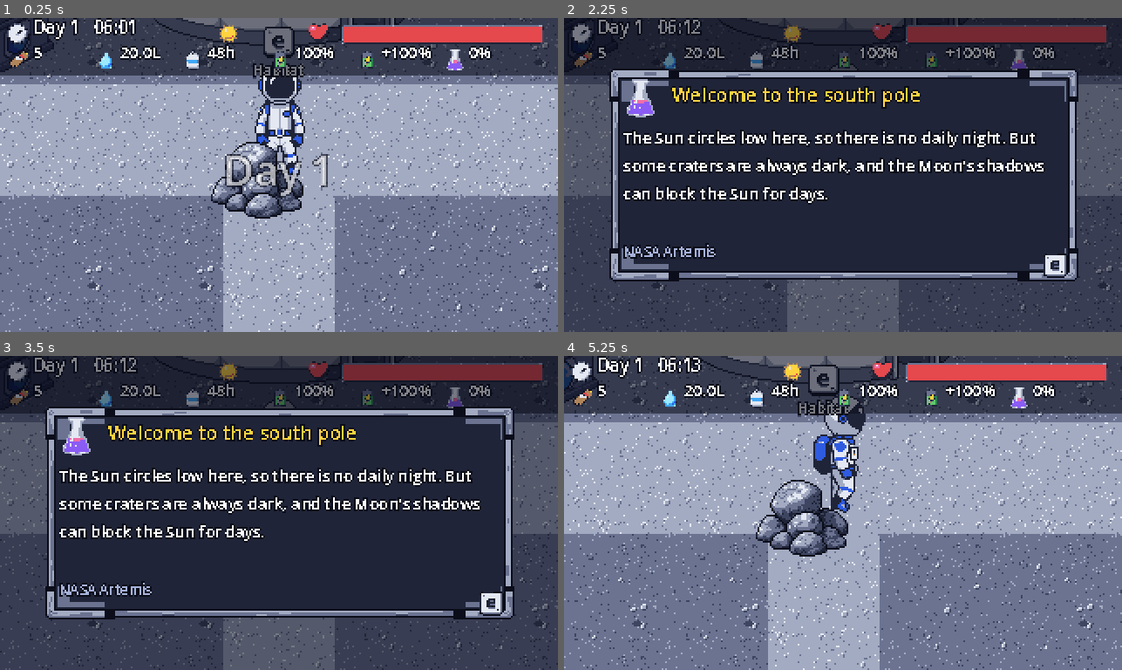
Above: before the commit, frames 1-4 (two rows, left to right).
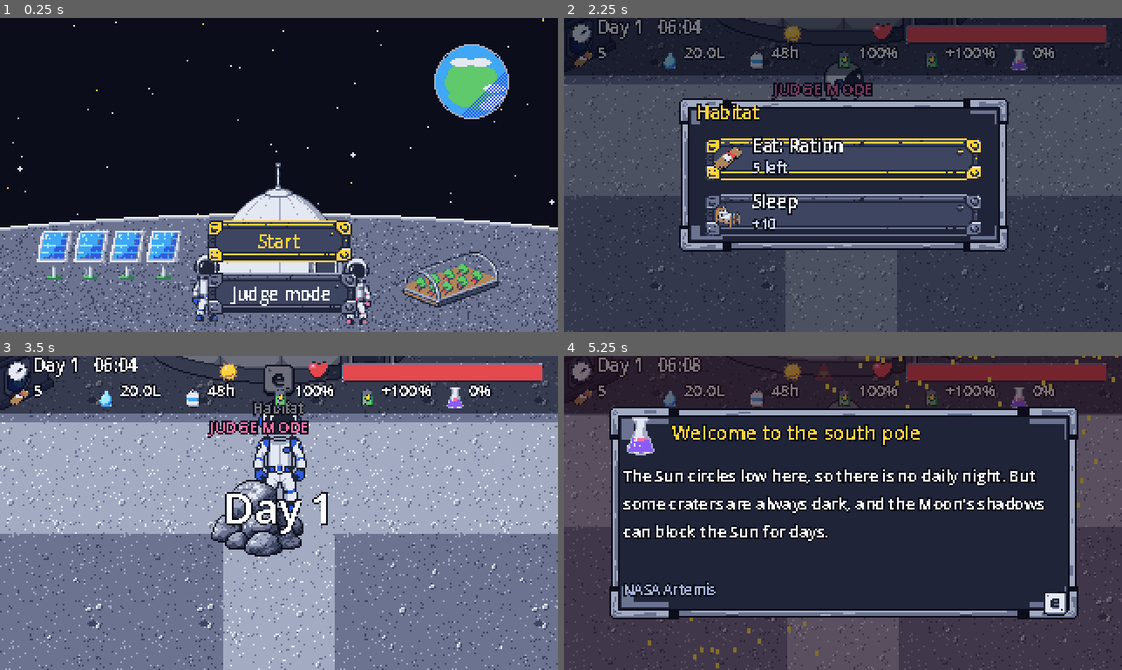
Above: after the commit, the same moments.

Repository: me-AMM/Wings-of-wax
Game: Godot game, scene res://scenes/Title.tscn
Two runs of this game, one before a commit and one after it. Both use one fixed random seed, a clock stepped at 60 frames per second and the inputs below. Before the commit the project starts from res://scenes/Outpost.tscn.
Inputs (mouse positions are in pixels of both pictures, inside the frame that each line leads up to):
- Up to frame 1 (0.25 s): no input
- Up to frame 2 (2.25 s): click (843, 294) at 0.5 s, where only the run after the commit has a clickable "Judge mode"; click (1049, 83) at 1.25 s, where only the run after the commit has a clickable "Jump"; tap Enter at 2 s; hold Right (move_right) from 2.03 s (still down); hold E (interact) from 2.03 s (still down)
- Up to frame 3 (3.5 s): tap J at 2.3 s; release Right (move_right) at 2.75 s; release E (interact) at 2.75 s; click (485, 421) at 2.75 s, where only the run after the commit has a clickable "Jump"
- Up to frame 4 (5.25 s): hold Down (move_down) 3.53-4.25 s; tap J at 3.6 s; tap E (interact) at 3.8 s; click (1032, 459) at 4.25 s, where only the run after the commit has a clickable "Finale storm"; hold Right (move_right) from 5.03 s (still down); hold E (interact) from 5.03 s (still down)

The runs differ from the first frame. In frame 1, 80% of the frame differs, in the area x 0-100%, y 0-100%; in frame 2, 39%; in frame 3, 94%; in frame 4, 94%.
Error after the commit: Cannot call method 'get_nodes_in_group' on a null value. (res://scripts/outpost.gd:117)

Commit message:
M5 (first): Judge panel with day jump, storms, shadow, cargo, mission, refill, speed, presets; Title with Judge mode
Co-Authored-By: Claude Sonnet 5.5 <noreply@anthropic.com>

Diff:
--- a/data/text.json
+++ b/data/text.json
@@ -115,7 +115,15 @@
     "board_back": "E: back",
     "board_real": "Like the real flare: %s, %s",
     "storm_countdown": "Particles arrive in",
-    "storm_finale_note": "the brightest X-ray flare ever measured"
+    "storm_finale_note": "the brightest X-ray flare ever measured",
+    "judge_storm_finale": "Finale storm",
+    "judge_jump": "Jump",
+    "judge_start_game": "Start game",
+    "judge_close": "Close",
+    "judge_hint": "Judge mode: press J any time to open this panel. Runs earn no stars.",
+    "judge_day_label": "Day",
+    "judge_presets": "Presets",
+    "judge_end_shadow": "Sunrise"
   },
   "notices": {
     "cargo_tomorrow": "Cargo lander arrives tomorrow at 07:00.",
--- a/project.godot
+++ b/project.godot
@@ -1,10 +1,17 @@
-; Engine configuration file (written by the builder; the editor may rewrite it)
+; Engine configuration file.
+; It's best edited using the editor UI and not directly,
+; since the parameters that go here are not all obvious.
+;
+; Format:
+;   [section] ; section goes between []
+;   param=value ; assign values to parameters
+
 config_version=5
 
 [application]
 
 config/name="Junior Astronaut Mission Trainer"
-run/main_scene="res://scenes/Outpost.tscn"
+run/main_scene="res://scenes/Title.tscn"
 config/features=PackedStringArray("4.7", "GL Compatibility")
 config/icon="res://assets/sprites/icons/icon_star_full.png"
 
@@ -15,6 +22,7 @@
 Text="*res://scripts/text.gd"
 Audio="*res://scripts/audio.gd"
 GameState="*res://scripts/game_state.gd"
+Judge="*res://scripts/judge.gd"
 
 [display]
 
@@ -69,9 +77,8 @@
 
 [rendering]
 
+textures/canvas_textures/default_texture_filter=0
 renderer/rendering_method="gl_compatibility"
 renderer/rendering_method.mobile="gl_compatibility"
-textures/canvas_textures/default_texture_filter=0
 2d/snap/snap_2d_transforms_to_pixel=true
 2d/snap/snap_2d_vertices_to_pixel=true
-textures/vram_compression/import_etc2_astc=false
--- a/scenes/Title.tscn
+++ b/scenes/Title.tscn
@@ -15,12 +15,3 @@
 offset_right = 320.0
 offset_bottom = 180.0
 texture = ExtResource("1")
-
-[node name="Hint" type="Label" parent="."]
-layout_mode = 0
-offset_left = 80.0
-offset_top = 160.0
-offset_right = 240.0
-offset_bottom = 176.0
-text = "M0 test: press E"
-horizontal_alignment = 1
--- a/scripts/game_state.gd
+++ b/scripts/game_state.gd
@@ -501,8 +501,8 @@
 	var add: float = cfg["dust"]["lander_add_pct"]
 	for i in 4:
 		dust[i] = minf(cfg["dust"]["max_pct"], dust[i] + add)
-	var r := 0
-	var w := 0
+	var r := 2           # (Judge "land cargo" on a day without a lander brings a small default)
+	var w := 3
 	if d["lander"] != null:
 		r = d["lander"]["rations"]
 		w = d["lander"]["water"]
--- /dev/null
+++ b/scripts/judge.gd
@@ -0,0 +1,92 @@
+extends Node
+# Judge autoload: the debug logic behind the Judge panel. Every function here calls the same
+# GameState functions that the day schedule uses. Runs started in Judge mode earn no stars.
+# While judge_mode is on, press J in any scene to open the panel.
+
+var panel: Node = null
+
+func _unhandled_input(e: InputEvent) -> void:
+	if GameState.judge_mode and e is InputEventKey and e.pressed and not e.echo and e.keycode == KEY_J:
+		open_panel()
+
+func open_panel(from_title := false) -> void:
+	if panel != null and is_instance_valid(panel):
+		return
+	panel = load("res://scripts/judge_panel.gd").new()
+	panel.from_title = from_title
+	get_tree().root.add_child(panel)
+
+# ---- starting a judge run (from the title screen)
+func begin_judge_run() -> void:
+	GameState.new_game()
+	GameState.judge_mode = true
+
+func go_outpost() -> void:
+	GameState.modal_count = 0
+	get_tree().change_scene_to_file("res://scenes/Outpost.tscn")
+
+# ---- jump to the START of day d with the "good player" stock (data/day_snapshots.json)
+func jump_to_day(d: int) -> void:
+	var snaps: Dictionary = Config.load_json("res://data/day_snapshots.json")
+	var snap = snaps.get(str(d))
+	if snap == null:
+		return
+	GameState.from_dict(snap)
+	GameState.judge_mode = true
+	GameState.card_queue.clear()
+	GameState.mission_kind = ""
+	GameState.pending_shelter = false
+	GameState.clock_running = true
+
+func trigger_storm(size: String) -> void:
+	var slot: String = {"small": "small1", "medium": "medium1", "large": "large1", "finale": "finale"}[size]
+	GameState.start_storm_warning(size, slot)
+
+func start_shadow() -> void:
+	GameState.start_shadow()
+
+func end_shadow() -> void:
+	GameState.end_shadow()
+
+func land_cargo() -> void:
+	GameState.land_cargo()
+
+func start_mission() -> void:
+	var kind = GameState.today()["mission"]
+	GameState.mission_kind = kind if kind != null else "rock"
+	GameState.mission_done_today = false
+	GameState.modal_count = 0
+	get_tree().change_scene_to_file("res://scenes/Mission.tscn")
+
+func refill_all() -> void:
+	GameState.health = 100.0
+	GameState.health_cap = 100.0
+	GameState.oxygen_h = Config.data["oxygen"]["max_h"]
+	GameState.water = Config.data["water"]["max_l"]
+	GameState.base_pack = 100.0
+	GameState.spare_pack = 100.0
+	GameState.dust = [0.0, 0.0, 0.0, 0.0]
+	GameState.rations = maxi(GameState.rations, 5)
+	GameState.blackout = false
+	GameState.changed.emit()
+
+func toggle_speed() -> bool:
+	GameState.time_scale = 1.0 if GameState.time_scale > 1.0 else 4.0
+	return GameState.time_scale > 1.0
+
+# ---- presets (they put you right at the interesting moment)
+func preset_storm_in_mission() -> void:
+	_mission_day(8)
+
+func preset_shadow() -> void:
+	jump_to_day(11)
+	go_outpost()
+
+func preset_big_storm() -> void:
+	_mission_day(24)
+
+func _mission_day(d: int) -> void:
+	jump_to_day(d)
+	GameState.advance(1.2)          # 07:00: the cargo lander touches down
+	GameState.collect_cargo()
+	start_mission()
--- /dev/null
+++ b/scripts/judge_panel.gd
@@ -0,0 +1,97 @@
+extends Modal
+# JudgePanel: debug panel for judges. Mouse or keyboard (Tab / arrows / Enter). Esc or Close to leave.
+var from_title := false
+var day_slider: HSlider
+var day_label: Label
+var speed_btn: Button
+
+func _ready() -> void:
+	super._ready()
+	layer = 30
+	var root := Control.new()
+	add_child(root)
+	root.add_child(UIKit.dim(0.8))
+	root.add_child(UIKit.panel(Vector2(4, 3), Vector2(312, 174)))
+	var title := UIKit.label(Text.t("ui.judge_label"), 10, Color("F06FA8"))
+	title.position = Vector2(18, 8)
+	root.add_child(title)
+	# day picker
+	day_label = UIKit.label("", 9)
+	day_label.position = Vector2(18, 24)
+	root.add_child(day_label)
+	day_slider = HSlider.new()
+	day_slider.min_value = 1
+	day_slider.max_value = 32
+	day_slider.step = 1
+	day_slider.value = GameState.day
+	day_slider.position = Vector2(70, 26)
+	day_slider.size = Vector2(170, 12)
+	day_slider.value_changed.connect(func(_v): _refresh())
+	root.add_child(day_slider)
+	var jump := UIKit.flat_button(Text.t("ui.judge_jump"), Rect2(250, 22, 54, 16))
+	jump.pressed.connect(func(): _do(func(): Judge.jump_to_day(int(day_slider.value)); Judge.go_outpost()))
+	root.add_child(jump)
+	# storms
+	_row(root, 44, [
+		[Text.t("ui.judge_storm_small"), func(): Judge.trigger_storm("small")],
+		[Text.t("ui.judge_storm_medium"), func(): Judge.trigger_storm("medium")],
+		[Text.t("ui.judge_storm_large"), func(): Judge.trigger_storm("large")],
+		[Text.t("ui.judge_storm_finale"), func(): Judge.trigger_storm("finale")]])
+	# events
+	_row(root, 64, [
+		[Text.t("ui.judge_shadow"), func(): Judge.start_shadow()],
+		[Text.t("ui.judge_end_shadow"), func(): Judge.end_shadow()],
+		[Text.t("ui.judge_land"), func(): Judge.land_cargo()],
+		[Text.t("ui.judge_mission"), func(): Judge.start_mission()]], false)
+	# helpers
+	var refill := UIKit.flat_button(Text.t("ui.judge_refill"), Rect2(14, 84, 70, 16))
+	refill.pressed.connect(func(): Judge.refill_all())
+	root.add_child(refill)
+	speed_btn = UIKit.flat_button(Text.t("ui.judge_speed"), Rect2(87, 84, 70, 16))
+	speed_btn.toggle_mode = true
+	speed_btn.button_pressed = GameState.time_scale > 1.0
+	speed_btn.toggled.connect(func(_on): Judge.toggle_speed())
+	root.add_child(speed_btn)
+	# presets
+	var pl := UIKit.label(Text.t("ui.judge_presets"), 8, Color("FFD23F"))
+	pl.position = Vector2(14, 104)
+	root.add_child(pl)
+	var presets := [
+		[Text.t("ui.judge_preset_storm_mission"), func(): Judge.preset_storm_in_mission()],
+		[Text.t("ui.judge_preset_shadow"), func(): Judge.preset_shadow()],
+		[Text.t("ui.judge_preset_big_storm"), func(): Judge.preset_big_storm()]]
+	for i in 3:
+		var b := UIKit.flat_button(presets[i][0], Rect2(14, 116 + i * 17, 292, 16))
+		var cb: Callable = presets[i][1]
+		b.pressed.connect(func(): _do(cb))
+		root.add_child(b)
+	if from_title:
+		var start := UIKit.flat_button(Text.t("ui.judge_start_game"), Rect2(160, 84, 70, 16))
+		start.pressed.connect(func(): _do(func(): Judge.go_outpost()))
+		root.add_child(start)
+	var close := UIKit.flat_button(Text.t("ui.judge_close"), Rect2(236, 84, 70, 16))
+	close.pressed.connect(close_modal)
+	root.add_child(close)
+	_refresh()
+	day_slider.grab_focus()
+
+func _row(root: Control, y: float, defs: Array, closes := true) -> void:
+	var w := 70.0
+	for i in defs.size():
+		var b := UIKit.flat_button(defs[i][0], Rect2(14 + i * 73, y, w, 16))
+		var cb: Callable = defs[i][1]
+		b.pressed.connect(func(): _do(cb) if closes else cb.call())
+		root.add_child(b)
+
+func _refresh() -> void:
+	day_label.text = "%s %d" % [Text.t("ui.judge_day_label"), int(day_slider.value)]
+
+# Run an action, closing the panel first (so overlays and scene changes start clean).
+func _do(cb: Callable) -> void:
+	close_modal()
+	cb.call()
+
+func _unhandled_input(e: InputEvent) -> void:
+	if ready_for_input() and e is InputEventKey and e.pressed and e.keycode == KEY_ESCAPE:
+		close_modal()
+		get_viewport().set_input_as_handled()
--- a/scripts/title.gd
+++ b/scripts/title.gd
@@ -1,6 +1,37 @@
 extends Control
-# Minimal M0 title screen. Replaced by the real title in M5.
+# Title screen: Start and Judge mode. (Start goes to character select once that scene exists.)
 
-func _unhandled_input(event: InputEvent) -> void:
-	if event.is_action_pressed("interact"):
-		$Hint.text = "Hello, Moon!"
+func _ready() -> void:
+	GameState.clock_running = false
+	GameState.judge_mode = false
+	var start := UIKit.button(Text.t("ui.start"), 96)
+	start.position = Vector2(112, 112)
+	start.pressed.connect(_on_start)
+	add_child(start)
+	var judge := UIKit.button(Text.t("ui.judge_mode"), 96)
+	judge.position = Vector2(112, 142)
+	judge.pressed.connect(_on_judge)
+	add_child(judge)
+	start.grab_focus()
+	start.focus_neighbor_bottom = judge.get_path()
+	judge.focus_neighbor_top = start.get_path()
+
+func _on_start() -> void:
+	Audio.play("ui_click")
+	GameState.new_game()
+	var next := "res://scenes/CharacterSelect.tscn"
+	get_tree().change_scene_to_file(next if ResourceLoader.exists(next) else "res://scenes/Outpost.tscn")
+
+func _on_judge() -> void:
+	Audio.play("ui_click")
+	Judge.begin_judge_run()
+	Judge.open_panel(true)
+
+func _unhandled_input(e: InputEvent) -> void:
+	var f := get_viewport().gui_get_focus_owner()
+	if e.is_action_pressed("interact") and f is Button:
+		f.pressed.emit()
+	elif e.is_action_pressed("move_down") or e.is_action_pressed("move_up"):
+		var next_f: Control = f.find_next_valid_focus() if e.is_action_pressed("move_down") else f.find_prev_valid_focus()
+		if next_f:
+			next_f.grab_focus()
--- a/scripts/ui_kit.gd
+++ b/scripts/ui_kit.gd
@@ -53,3 +53,40 @@
 	c.size = Vector2(320, 180)
 	c.mouse_filter = Control.MOUSE_FILTER_IGNORE
 	return c
+
+# A real Button (mouse + keyboard focus) drawn with the button art (3-slice, margin 17, height 32).
+static func button(text: String, width: float = 120.0) -> Button:
+	var b := Button.new()
+	b.text = text
+	b.custom_minimum_size = Vector2(maxf(width, 38.0), 32)
+	b.size = b.custom_minimum_size
+	for state in ["normal", "hover", "pressed", "focus"]:
+		var sb := StyleBoxTexture.new()
+		sb.texture = Art.tex("button_" + ("hover" if state == "focus" else state))
+		sb.texture_margin_left = 17
+		sb.texture_margin_right = 17
+		b.add_theme_stylebox_override(state, sb)
+	b.add_theme_font_size_override("font_size", 10)
+	b.add_theme_color_override("font_color", Color.WHITE)
+	b.add_theme_color_override("font_hover_color", Color("FFD23F"))
+	b.add_theme_color_override("font_focus_color", Color("FFD23F"))
+	return b
+
+# Small flat debug button (Judge panel).
+static func flat_button(text: String, rect: Rect2) -> Button:
+	var b := Button.new()
+	b.text = text
+	b.clip_text = true
+	b.custom_minimum_size = rect.size
+	b.position = rect.position
+	b.size = rect.size
+	b.add_theme_font_size_override("font_size", 8)
+	for state in ["normal", "hover", "pressed", "focus"]:
+		var sb := StyleBoxFlat.new()
+		sb.bg_color = {"normal": Color("1F2438"), "hover": Color("3D4560"), "pressed": Color("2F5BE0"), "focus": Color("3D4560")}[state]
+		sb.border_color = Color("A3ABC2")
+		sb.set_border_width_all(1)
+		sb.content_margin_top = 1
+		sb.content_margin_bottom = 1
+		b.add_theme_stylebox_override(state, sb)
+	return b
--- /dev/null
+++ b/tools/shot_judge.gd
@@ -0,0 +1,10 @@
+extends Node
+var n := 0
+func _process(_d: float) -> void:
+	n += 1
+	if n == 3:
+		Judge.begin_judge_run()
+		Judge.open_panel(true)
+	if n == 12:
+		get_viewport().get_texture().get_image().save_png("E:/AMUNi/shot7.png")
+		get_tree().quit()
--- /dev/null
+++ b/tools/shot_judge.tscn
@@ -0,0 +1,6 @@
+[gd_scene load_steps=2 format=3]
+
+[ext_resource type="Script" path="res://tools/shot_judge.gd" id="1"]
+
+[node name="S" type="Node"]
+script = ExtResource("1")
--- /dev/null
+++ b/tools/smoke_judge.gd
@@ -0,0 +1,27 @@
+extends Node
+# Judge functions: jump to days 4, 8, 24, storms, shadow, mission preset.
+var n := 0
+func _process(_d: float) -> void:
+	n += 1
+	if n == 3:
+		Judge.begin_judge_run()
+		for d in [4, 8, 24, 11, 32]:
+			Judge.jump_to_day(d)
+			print("day ", GameState.day, " research ", GameState.research, " meals ", GameState.meals_left(), " water ", snappedf(GameState.water, 0.1), " shadow ", GameState.in_shadow, " queue ", GameState.queue.size(), " judge ", GameState.judge_mode)
+		Judge.jump_to_day(4)
+		Judge.trigger_storm("medium")
+		print("storm ", GameState.storm_state, " ", GameState.storm_size)
+		Judge.land_cargo()
+		Judge.start_shadow()
+		Judge.refill_all()
+		print("speed ", Judge.toggle_speed(), " ", GameState.time_scale)
+		Judge.open_panel(true)
+	if n == 20:
+		print("panel open: ", Judge.panel != null)
+		Judge.preset_big_storm()
+		get_tree().root.add_child(Node.new())
+	if n == 40:
+		pass
+	if n == 25:
+		print("scene: ", get_tree().current_scene.name if get_tree().current_scene else "none", " day ", GameState.day, " kind ", GameState.mission_kind)
+		get_tree().quit()
--- /dev/null
+++ b/tools/smoke_judge.tscn
@@ -0,0 +1,6 @@
+[gd_scene load_steps=2 format=3]
+
+[ext_resource type="Script" path="res://tools/smoke_judge.gd" id="1"]
+
+[node name="Smoke" type="Node"]
+script = ExtResource("1")
Not shown, added: scripts/judge.gd.uid
Not shown, added: scripts/judge_panel.gd.uid
Not shown, added: tools/smoke_judge.gd.uid
Not shown, changed: docs/DECISIONS_LOG.md
